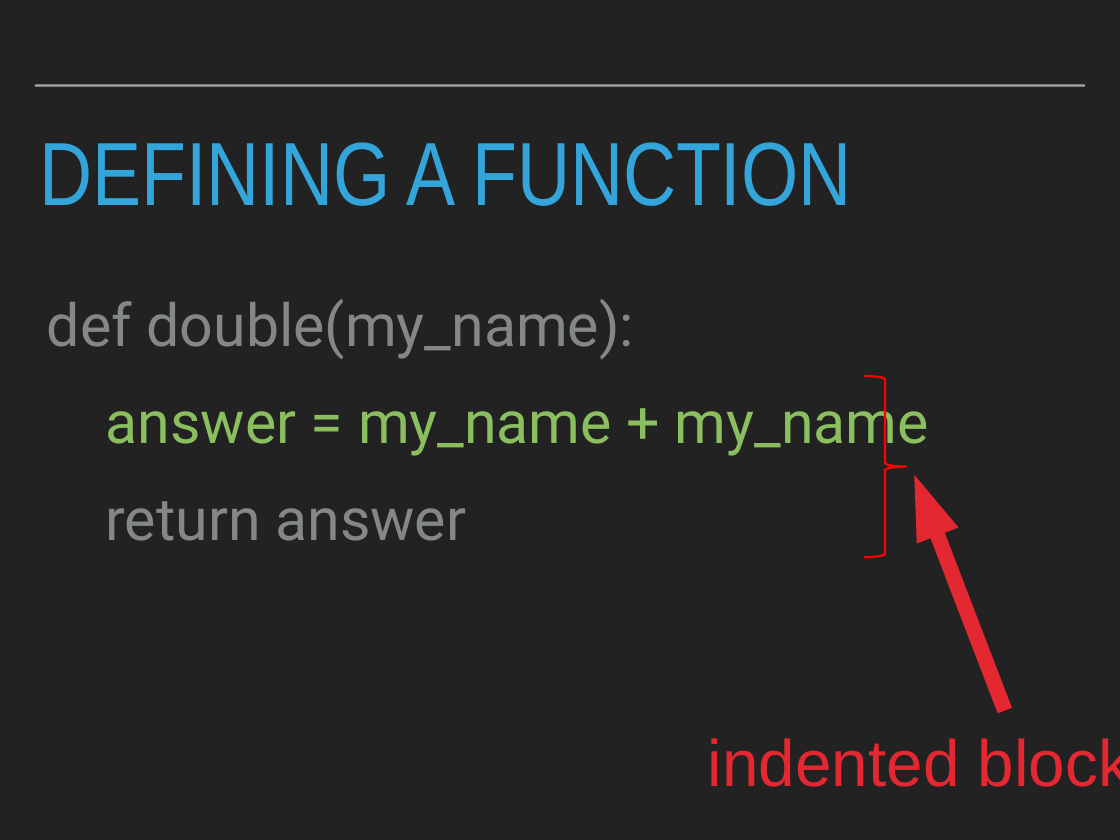
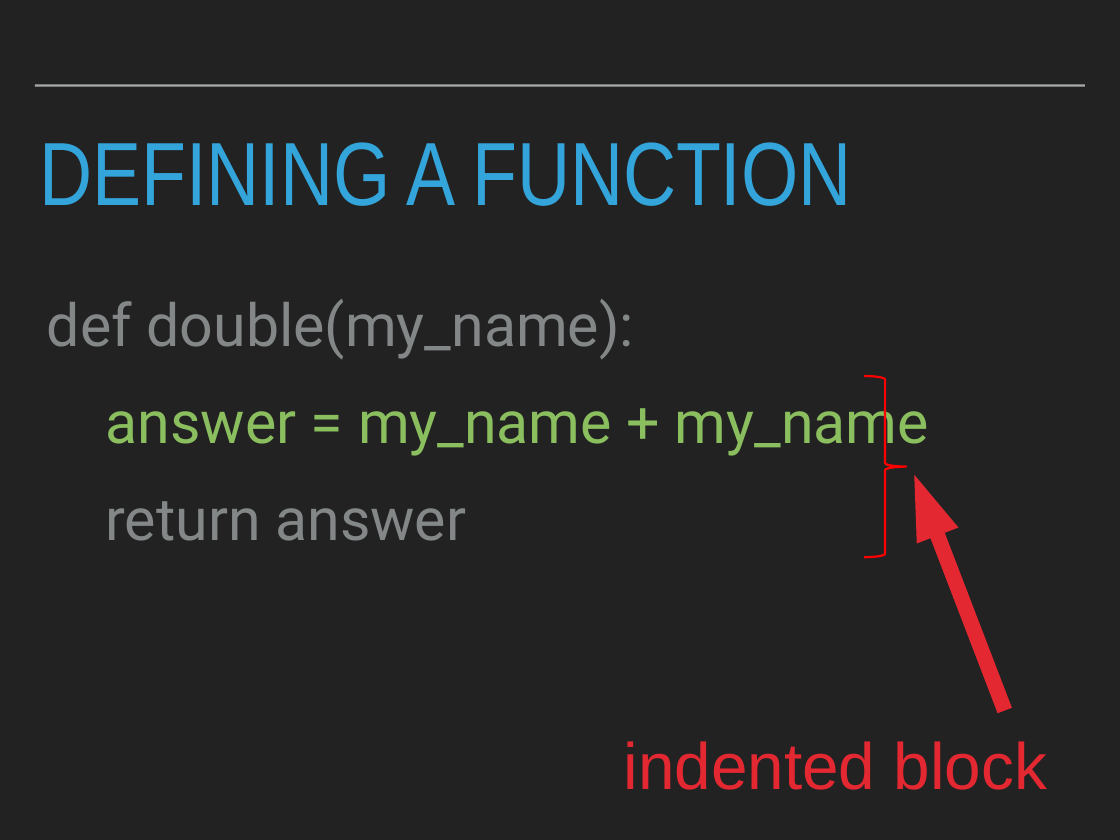
Before and after one commit to patricks1/python-for-data-science, a slide deck: slide 10 of Session02/Session2_Slides.pptx. Drawn at 1120x840 pixels with LibreOffice and Linux fonts; fonts in the diff are those of the drawing. Boxes give left, top, right and bottom in pixels: in the first picture for what was removed or moved away, otherwise in the second. Text is boxed around its words. In the diff, an @@ line names an element or a change of style, - is before the commit and + after.

```diff
--- a/Session02/Session2_Slides.pptx
+++ b/Session02/Session2_Slides.pptx
@@ text "indented block" rewrapped from [708, 738, 1120, 787] to [624, 741, 1047, 790] @@
```
Also in this commit, not shown: 1 other slide changed.
